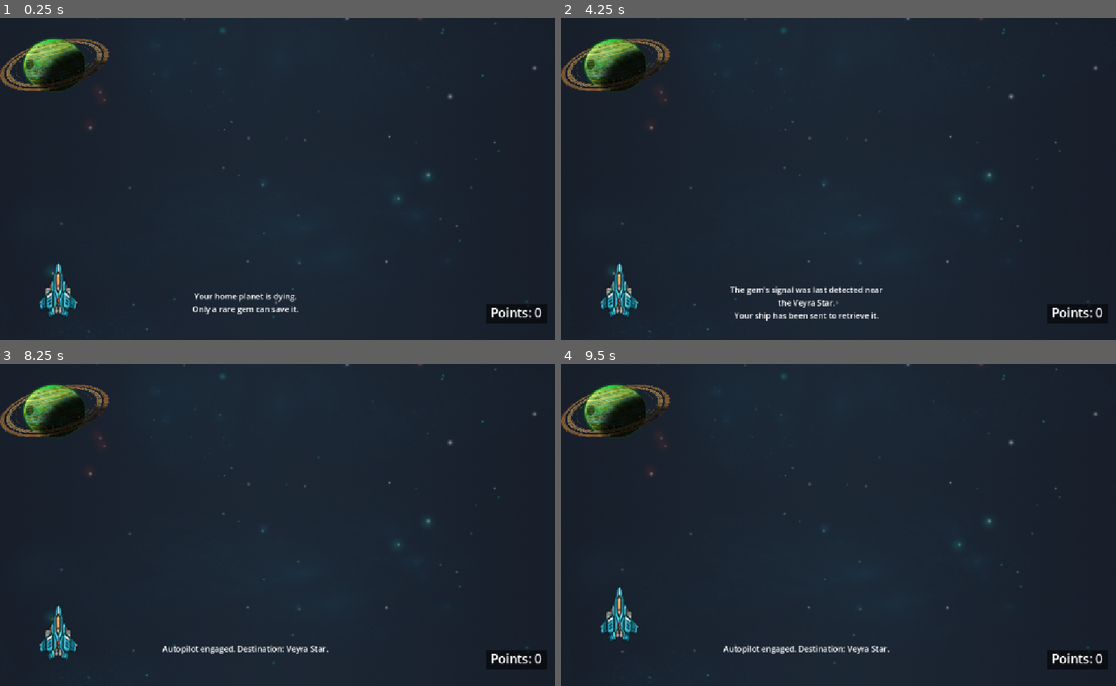
Above: before the commit, frames 1-4 (two rows, left to right).
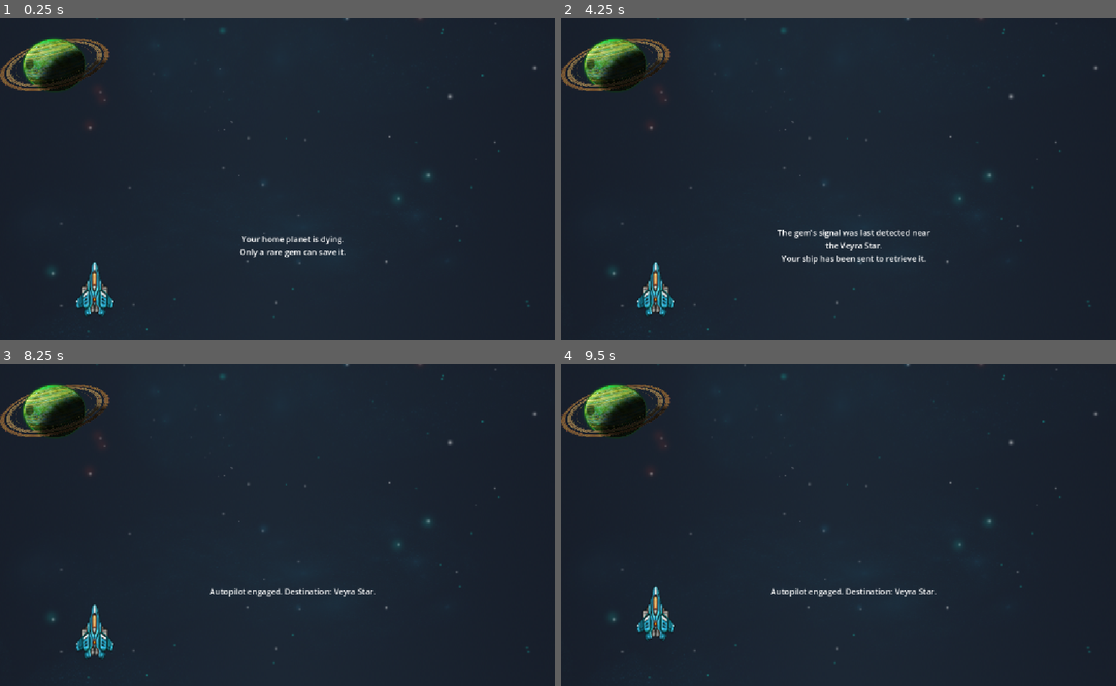
Above: after the commit, the same moments.

Repository: Simi-jpg/codesmelt-jam
Game: Godot game, scene res://scenes/level/Intro.tscn
Same seed, same stepped clock (60 frames per second), same inputs: the game is played once before the commit and once after it. This scene is started directly instead of the project's main scene.
Inputs (mouse positions are in pixels of both pictures, inside the frame that each line leads up to):
- Up to frame 1 (0.25 s): no input
- Up to frame 2 (4.25 s): tap Enter (interact) at 0.5, 2, 2.1, 3.5 s; move the mouse to (971, 162) at 0.52 s; hold Right (ui_right) 0.53-1.28 s; tap Keypad Enter at 0.6, 1.55, 2.3, 2.85, 3.8 s; tap Space at 1.25, 2.75 s; move the mouse to (733, 195) at 1.27 s; hold Down (ui_down) 1.28-2.03 s; click (733, 195) at 1.35 s; move the mouse to (905, 108) at 2.02 s; hold Right (ui_right) 2.03-2.78 s; move the mouse to (821, 243) at 2.77 s; hold Up (ui_up) 2.78-3.53 s; move the mouse to (1021, 227) at 3.52 s; hold Left (ui_left) from 3.53 s (still down); hold R from 3.53 s (still down)
- Up to frame 3 (8.25 s): move the mouse to (116, 476) at 4.27 s; release R at 4.28 s; tap M at 4.35 s; tap Keypad Enter at 4.55, 5.1, 6.05, 6.8, 7.35 s; tap Space at 5 s; move the mouse to (316, 525) at 5.02 s; release Left (ui_left) at 5.03 s; hold Down (ui_down) 5.03-5.78 s; move the mouse to (199, 444) at 5.77 s; hold Right (ui_right) 5.78-6.53 s; click (199, 444) at 5.85 s; move the mouse to (410, 508) at 6.52 s; hold Up (ui_up) 6.53-7.28 s; tap Enter (interact) at 6.6 s; move the mouse to (172, 541) at 7.27 s; hold Right (ui_right) 7.28-8.03 s; move the mouse to (344, 454) at 8.02 s; hold Down (ui_down) from 8.03 s (still down); hold R from 8.03 s (still down)
- Up to frame 4 (9.5 s): tap Keypad Enter at 8.3, 9.05 s; move the mouse to (821, 589) at 8.77 s; release Down (ui_down) at 8.78 s; release R at 8.78 s; hold Left (ui_left) from 8.78 s (still down); tap M at 8.85 s

The runs differ from the first frame. In frame 1, 2.0% of the frame differs, in the area x 7-98%, y 67-94%; in frame 2, 2.6%, in the area x 7-98%, y 65-95%; in frame 3, 1.9%; in frame 4, 1.9%.

Commit message:
edit intro

Diff:
--- a/project-red-gem/scenes/level/Intro.tscn
+++ b/project-red-gem/scenes/level/Intro.tscn
@@ -37,26 +37,26 @@
 
 [node name="AlienShip" type="TextureRect" parent="." unique_id=923355118]
 layout_mode = 0
-offset_left = 760.0
-offset_top = -42.0
-offset_right = 1239.0
-offset_bottom = 509.0
+offset_left = 754.0
+offset_top = 41.0
+offset_right = 1233.0
+offset_bottom = 592.0
 texture = ExtResource("3_y2thm")
 
 [node name="PlayerShip" type="TextureRect" parent="." unique_id=1702349250]
 layout_mode = 0
-offset_left = 67.0
-offset_top = 483.0
-offset_right = 171.0
-offset_bottom = 628.0
+offset_left = 140.0
+offset_top = 481.0
+offset_right = 244.0
+offset_bottom = 626.0
 texture = ExtResource("4_yjpcn")
 
 [node name="StoryLine" type="Label" parent="." unique_id=1520835556]
 layout_mode = 0
-offset_left = 325.0
-offset_top = 522.0
-offset_right = 661.0
-offset_bottom = 623.0
+offset_left = 420.0
+offset_top = 407.0
+offset_right = 756.0
+offset_bottom = 508.0
 horizontal_alignment = 1
 vertical_alignment = 1
 autowrap_mode = 2
--- a/project-red-gem/scripts/Global.gd
+++ b/project-red-gem/scripts/Global.gd
@@ -14,6 +14,9 @@
 	update_points_ui()
 func get_points():
 	return points
-
+func hide_label():
+	points_label.hide()
+func show_label():
+	points_label.show()
 func update_points_ui():
 	points_label.text = "Points: " + str(points)
--- a/project-red-gem/scripts/intro.gd
+++ b/project-red-gem/scripts/intro.gd
@@ -13,6 +13,7 @@
 	alien_ship.hide()
 	enter_prompt.hide()
 	play_intro()
+	Global.hide_label()
 
 
 func play_intro() -> void:
@@ -42,12 +43,17 @@
 
 	# Rotate 90 degrees clockwise
 	var turn = create_tween()
+	turn.set_parallel(true)
+
 	turn.tween_property(
 		player_ship,
 		"rotation_degrees",
 		player_ship.rotation_degrees + 90,
 		1.0
 	)
+
+	turn.tween_property(player_ship, "position", player_ship.position
+	+ Vector2(100, -100), 1.0)
 
 	await turn.finished
 
@@ -62,9 +68,15 @@
 		15.0
 	)
 
+	var move_back = create_tween()
+	move_back.tween_property(planet,"position:x",
+	 planet.position.x -350, 15.0)
+
+
 	await travel.finished
 
 	# The alien ship appears
+	alien_ship.position = Vector2(960, 40)
 	alien_ship.show()
 
 	story_text.text = "An enormous alien vessel detected!\nThe gem's signal is coming from inside."
@@ -73,12 +85,16 @@
 	var approach = create_tween()
 	approach.tween_property(
 		player_ship,
-		"position",
-		alien_ship.position + Vector2(120, 0),
-		10.0
-	)
+		"position:x",
+		alien_ship.position.x + 30,
+		8.0)
+
+		#move the alien ship back
+	var back = create_tween()
+	back.tween_property(alien_ship, "position:x", alien_ship.position.x - 120, 6)
 
 	await approach.finished
+
 
 	# Part 5: Board
 	story_text.text = "The gem is somewhere inside this ship."
@@ -93,6 +109,7 @@
 
 	if event.pressed and not event.echo:
 		if event.keycode == KEY_ENTER or event.keycode == KEY_KP_ENTER:
+			Global.show_label()
 			get_tree().change_scene_to_file(
                 "res://scenes/level/storage.tscn"
 			)
